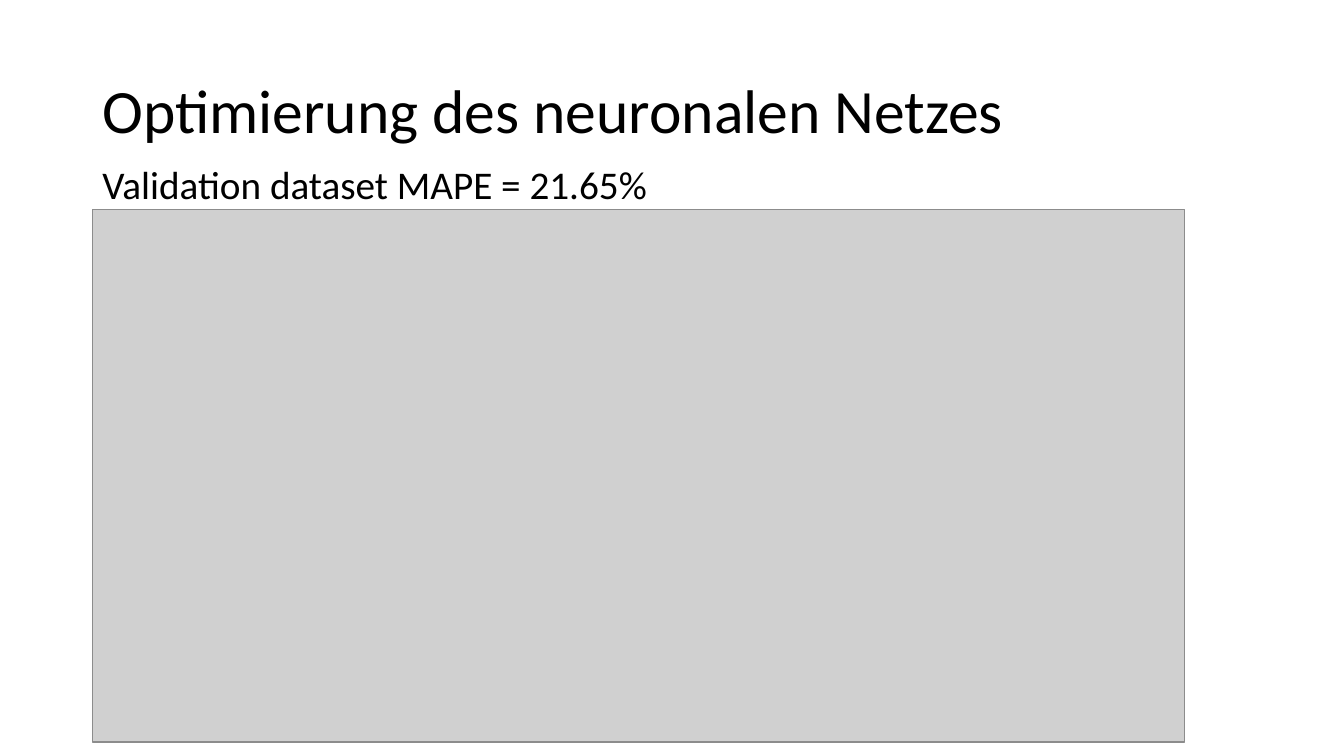
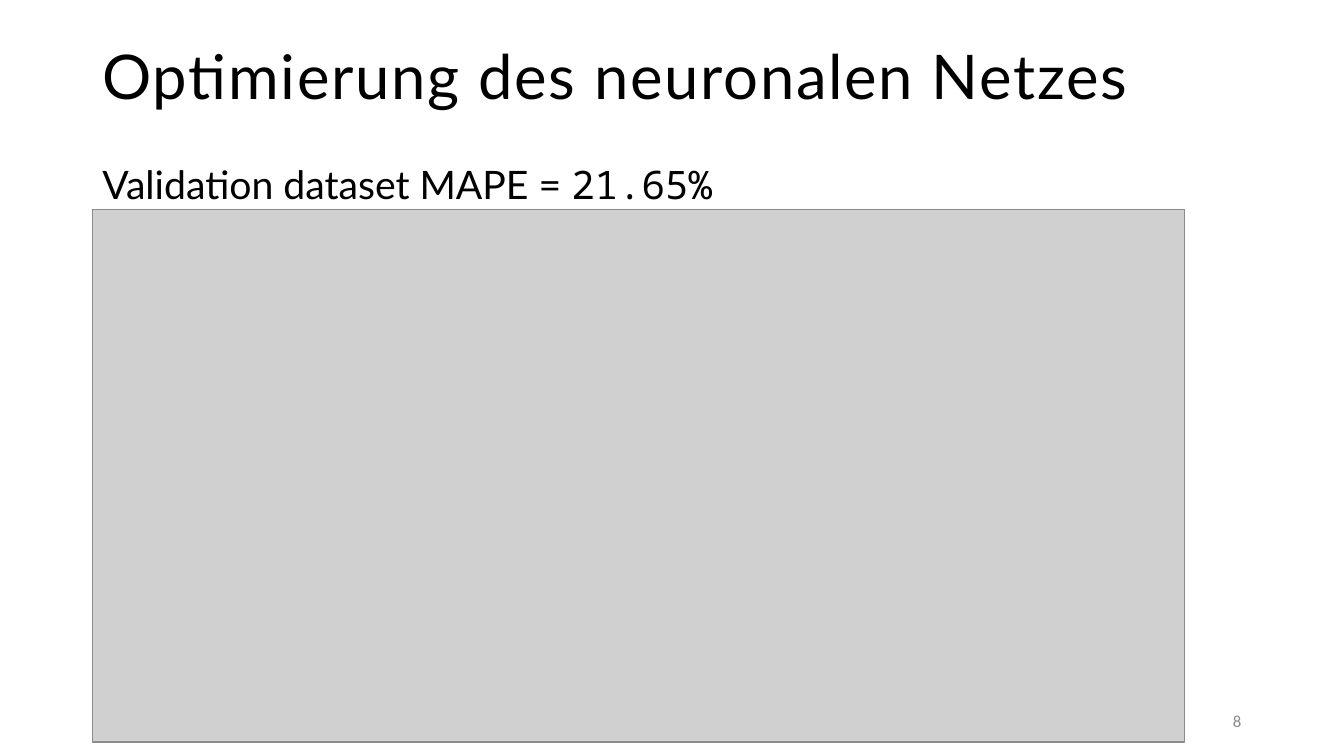
Before and after one commit to tobiassae/datasciencebakery-group-2, a slide deck: slide 8 of 4_Presentation/Bakery sales predictions.pptx. Drawn at 1344x756 pixels with LibreOffice and Linux fonts; fonts in the diff are those of the drawing; grey boxes stand for pictures. Boxes give left, top, right and bottom in pixels: in the first picture for what was removed or moved away, otherwise in the second. Text is boxed around its words. In the diff, an @@ line names an element or a change of style, - is before the commit and + after.

```diff
--- a/4_Presentation/Bakery sales predictions.pptx
+++ b/4_Presentation/Bakery sales predictions.pptx
@@ text "Optimierung des neuronalen Netzes" at <box>102,53,1127,111</box>: font Calibri to Lato, letter spacing 0 to 1.2 pt @@
@@ text "Validation dataset MAPE = 21.65%" at <box>102,170,712,200</box>: font Calibri to Lato in "Validation dataset MAPE ="; font Calibri to Noto Sans Mono in "21.65%" @@
@@ page number added at <box>1233,715,1241,727</box>, 12 pt, text #8C8C8C @@
+8
```
Also in this commit, not shown: 9 other slides changed, 1 other file.
